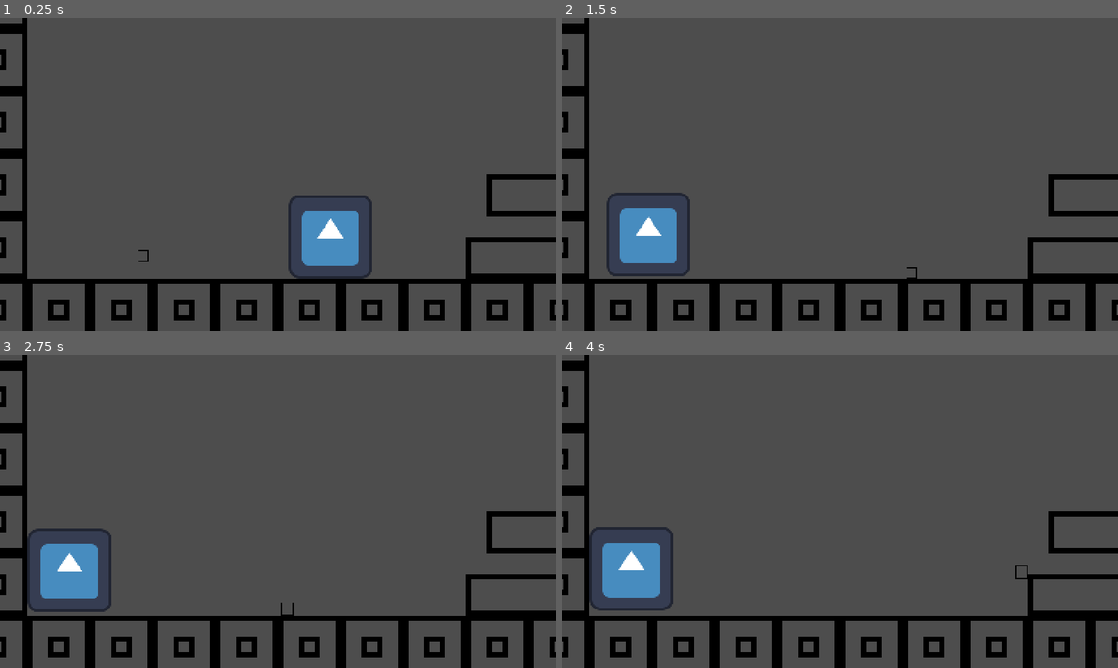
Above: before the commit, frames 1-4 (two rows, left to right).
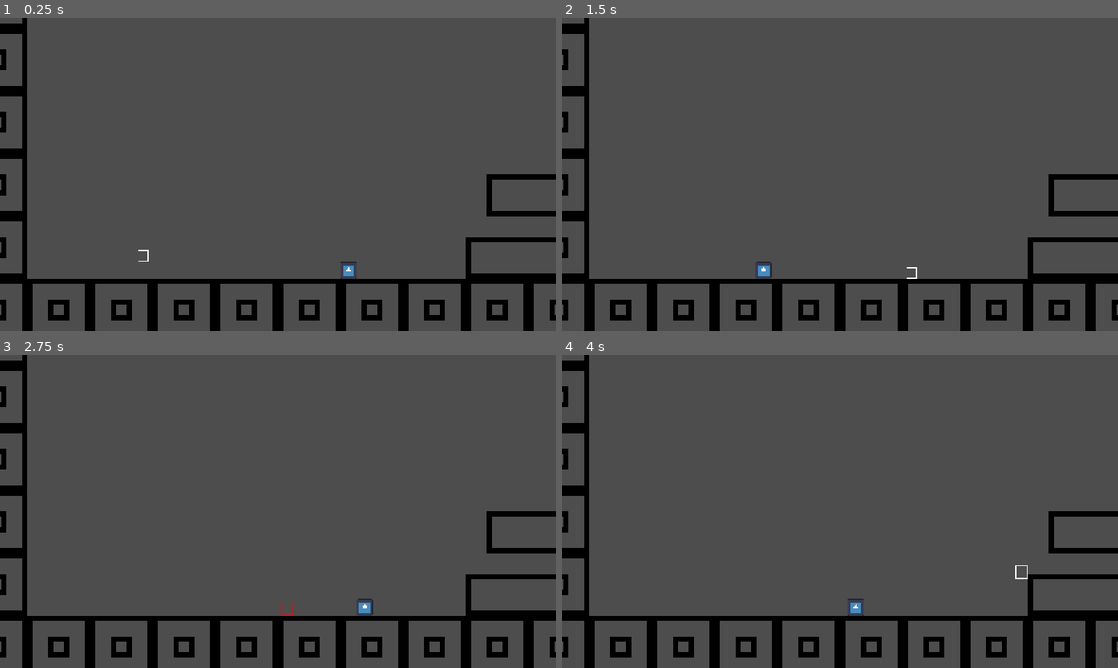
Above: after the commit, the same moments.

Repository: Enoxboo/Tiny-Giant
Game: Godot game, scene res://Levels/test_scene.tscn
The game is run twice, just before and just after one commit, with the same random seed, the same clock (stepped at 60 frames per second) and the same inputs. The engine's default icon, where the game draws it, is replaced by a stand-in: a white triangle on a blue panel in a dark square.
Inputs:
- Up to frame 1 (0.25 s): no input
- Up to frame 2 (1.5 s): hold Up (enlarge) 0.53-1.28 s; hold D (move_right) from 0.53 s (still down); tap Space (jump) at 0.77 s; tap Down (shrink) at 1.35 s
- Up to frame 3 (2.75 s): tap Space (jump) at 1.52 s; release D (move_right) at 2.03 s; hold A (move_left) from 2.03 s (still down); hold Up (enlarge) from 2.03 s (still down)
- Up to frame 4 (4 s): release A (move_left) at 2.78 s; release Up (enlarge) at 2.78 s; hold D (move_right) from 2.78 s (still down); tap Down (shrink) at 2.85 s; tap Space (jump) at 3.02, 3.77 s; hold Up (enlarge) from 3.53 s (still down)

The runs differ from the first frame. In frame 1, 2.3% of the frame differs, in the area x 24-67%, y 56-84%; in frame 2, 2.4%; in frame 3, 2.4%, in the area x 4-68%, y 55-84%; in frame 4, 2.4%.
Error before the commit: Invalid access to property or key 'scale_modifier' on a base object of type 'CharacterBody2D (BaseEnemy)'. (res://Utils/physics_utils.gd:7)

Commit message:
feat: add take damage

Diff:
--- a/Enemies/States/patrol.gd
+++ b/Enemies/States/patrol.gd
@@ -1,18 +1,15 @@
 extends EnemiesState
 
 var current_target: int = 0
-var direction: Vector2
 
-func enter(_previous_state_path: String, _data: Dictionary = {}) -> void:
-	direction = (enemy.patrol_points[0].global_position - enemy.global_position)
-	print(direction)
 
 func physics_update(delta: float) -> void:
+	var direction: Vector2 = (enemy.patrol_points[current_target].global_position - enemy.global_position)
 	enemy.velocity = enemy.data.speed * direction.normalized()
 	PhysicsUtils.apply_gravity(enemy.data.gravity, delta, enemy)
 	enemy.move_and_slide()
 
-	if direction.is_zero_approx():
+	if direction.x < 1.0 and direction.x > -1.0:
 		on_target_reached()
 
 
--- a/Enemies/base_enemy.gd
+++ b/Enemies/base_enemy.gd
@@ -4,5 +4,4 @@
 @export var data: EnemyData
 @export var patrol_points: Dictionary[int, Node2D]
 
-func _process(delta: float) -> void:
-	print(global_position)
+var scale_modifier: float = 1.0
--- a/Enemies/base_enemy.tscn
+++ b/Enemies/base_enemy.tscn
@@ -2,6 +2,7 @@
 
 [ext_resource type="Script" uid="uid://c0wlltfevtkid" path="res://Enemies/base_enemy.gd" id="1_hjege"]
 [ext_resource type="Script" uid="uid://cusypqnd3eojm" path="res://Utils/StateMachine/state_machine.gd" id="2_5ailr"]
+[ext_resource type="Script" uid="uid://cy1syeid3alyq" path="res://Utils/hitbox.gd" id="2_dq6ge"]
 
 [node name="BaseEnemy" type="CharacterBody2D" unique_id=1617725072]
 collision_layer = 16
@@ -19,10 +20,13 @@
 
 [node name="Hitbox" type="Area2D" parent="." unique_id=184837172]
 collision_layer = 64
-collision_mask = 8
+collision_mask = 4
+script = ExtResource("2_dq6ge")
 
 [node name="CollisionShape" type="CollisionShape2D" parent="Hitbox" unique_id=1290357298]
 
 [node name="StateMachine" type="Node" parent="." unique_id=1652074701]
 script = ExtResource("2_5ailr")
 metadata/_custom_type_script = "uid://cusypqnd3eojm"
+
+[connection signal="area_entered" from="Hitbox" to="Hitbox" method="_on_area_entered"]
--- a/Enemies/enemy_data.gd
+++ b/Enemies/enemy_data.gd
@@ -1,5 +1,7 @@
 extends Resource
 class_name EnemyData
 
+@export var max_hp: int = 1
 @export var speed: float = 150.0
 @export var gravity: float = 980.0
+@export var damage: int = 1
--- a/Enemies/patroler.tscn
+++ b/Enemies/patroler.tscn
@@ -14,6 +14,7 @@
 size = Vector2(8, 56)
 
 [node name="Patroler" unique_id=1617725072 instance=ExtResource("1_7whjt")]
+scale = Vector2(0.2, 0.2)
 
 [node name="Sprite" parent="." index="0" unique_id=1735850141]
 scale = Vector2(0.5, 0.5)
--- a/Enemies/patroler_data.tres
+++ b/Enemies/patroler_data.tres
@@ -4,4 +4,5 @@
 
 [resource]
 script = ExtResource("1_4svek")
+speed = 100.0
 metadata/_custom_type_script = "uid://bhlcgq6ectgog"
--- a/Levels/test_scene.tscn
+++ b/Levels/test_scene.tscn
@@ -44,7 +44,7 @@
 position = Vector2(-103, 30)
 
 [node name="BaseEnemy" parent="." unique_id=1617725072 node_paths=PackedStringArray("patrol_points") instance=ExtResource("3_dc6q1")]
-position = Vector2(78, 48)
+position = Vector2(79, 73)
 data = ExtResource("4_q5m1e")
 patrol_points = {
 0: NodePath("../PatrolPoints/PatrolPoint1"),
@@ -54,7 +54,7 @@
 [node name="PatrolPoints" type="Node" parent="." unique_id=617713159]
 
 [node name="PatrolPoint1" type="Node2D" parent="PatrolPoints" unique_id=489524715]
-position = Vector2(-69, 47)
+position = Vector2(-64, 74)
 
 [node name="PatrolPoint2" type="Node2D" parent="PatrolPoints" unique_id=1295581321]
-position = Vector2(127, 47)
+position = Vector2(101, 74)
--- a/Player/player.gd
+++ b/Player/player.gd
@@ -7,6 +7,7 @@
 
 @export var data: PlayerData
 
+@onready var current_hp: int = data.max_hp
 var scale_modifier: float = 1.0
 
 
--- a/Player/player.tscn
+++ b/Player/player.tscn
@@ -1,8 +1,9 @@
 [gd_scene format=3 uid="uid://btj743n51278u"]
 
 [ext_resource type="Script" uid="uid://fllli3hwtvim" path="res://Player/player.gd" id="1_4ntmi"]
-[ext_resource type="Texture2D" uid="uid://bqcs63qhubx4n" path="res://Player/Assets/player.png" id="1_l8h54"]
+[ext_resource type="Texture2D" uid="uid://jh6uiq1vgrvd" path="res://Player/Assets/player.png" id="1_l8h54"]
 [ext_resource type="Script" uid="uid://rjllphomdbpe" path="res://Player/player_data.gd" id="2_btcbx"]
+[ext_resource type="Script" uid="uid://de5250topj4e7" path="res://Utils/hurtbox.gd" id="4_00tjw"]
 [ext_resource type="Script" uid="uid://cusypqnd3eojm" path="res://Utils/StateMachine/state_machine.gd" id="4_od3ui"]
 [ext_resource type="Script" uid="uid://colm3gvmu3ggw" path="res://Player/States/idle.gd" id="5_00tjw"]
 [ext_resource type="Script" uid="uid://cc81cq780sg51" path="res://Player/States/running.gd" id="6_x3vf3"]
@@ -19,10 +20,7 @@
 [sub_resource type="RectangleShape2D" id="RectangleShape2D_btcbx"]
 size = Vector2(7, 7.5)
 
-[sub_resource type="RectangleShape2D" id="RectangleShape2D_gwnis"]
-size = Vector2(10, 2)
-
-[node name="Player" type="CharacterBody2D" unique_id=1786735294]
+[node name="Player" type="CharacterBody2D" unique_id=1786735294 groups=["Player"]]
 collision_layer = 2
 script = ExtResource("1_4ntmi")
 data = SubResource("Resource_gwnis")
@@ -32,25 +30,19 @@
 texture = ExtResource("1_l8h54")
 
 [node name="Collision" type="CollisionShape2D" parent="." unique_id=1460648914]
+visible = false
 shape = SubResource("RectangleShape2D_4ntmi")
 debug_color = Color(0.28235295, 0.7921569, 0.89411765, 0.29411766)
 
 [node name="Hurtbox" type="Area2D" parent="." unique_id=1436238797]
+visible = false
 collision_layer = 4
 collision_mask = 0
+script = ExtResource("4_00tjw")
 
 [node name="CollisionShape" type="CollisionShape2D" parent="Hurtbox" unique_id=1431796727]
 shape = SubResource("RectangleShape2D_btcbx")
 debug_color = Color(1, 0.85490197, 0.011764706, 0.29411766)
-
-[node name="Hitbox" type="Area2D" parent="." unique_id=391634526]
-collision_layer = 8
-collision_mask = 32
-
-[node name="CollisionShape" type="CollisionShape2D" parent="Hitbox" unique_id=26651132]
-position = Vector2(0, 4)
-shape = SubResource("RectangleShape2D_gwnis")
-debug_color = Color(1, 0.17254902, 0.17254902, 0.29411766)
 
 [node name="StateMachine" type="Node" parent="." unique_id=2140451775]
 script = ExtResource("4_od3ui")
--- a/Player/player_data.gd
+++ b/Player/player_data.gd
@@ -1,7 +1,9 @@
 extends Resource
 class_name PlayerData
 
+@export var max_hp: int = 5
 @export var speed: float = 150.0
 @export var jump_force: float = 250.0
 @export var gravity: float = 980.0
 @export var air_speed: float = 125.0
+@export var damage: int = 1
--- /dev/null
+++ b/Utils/hitbox.gd
@@ -0,0 +1,11 @@
+extends Area2D
+
+@onready var parent: CharacterBody2D = get_parent()
+
+
+func _on_area_entered(area: Area2D) -> void:
+	if not area.has_method("take_damage"):
+		return
+
+	area.take_damage(parent.data.damage)
+	print(area.parent.current_hp)
--- /dev/null
+++ b/Utils/hurtbox.gd
@@ -0,0 +1,22 @@
+extends Area2D
+
+@onready var parent: CharacterBody2D = get_parent()
+var invicibilty_time: float = 1.2
+
+
+func take_damage(damage: int):
+	if damage < 1:
+		return
+
+	set_deferred("monitorable", false)
+	parent.current_hp -= damage
+	if parent.current_hp <= 0:
+		print("dead")
+
+	var tween = parent.create_tween()
+	tween.set_loops(3)
+	tween.tween_property(parent.sprite, "modulate", Color.RED, 0.2)
+	tween.tween_property(parent.sprite, "modulate", Color.WHITE, 0.2)
+
+	await get_tree().create_timer(invicibilty_time).timeout
+	set_deferred("monitorable", true)
--- a/project.godot
+++ b/project.godot
@@ -32,6 +32,10 @@
 "res://Player/": "purple",
 "res://Utils/": "yellow"
 }
+
+[global_group]
+
+Player=""
 
 [input]
 
Binary file changed: Player/Assets/player.png
Not shown, changed: Player/Assets/player.png.import
Not shown, added: Utils/hitbox.gd.uid
Not shown, added: Utils/hurtbox.gd.uid
